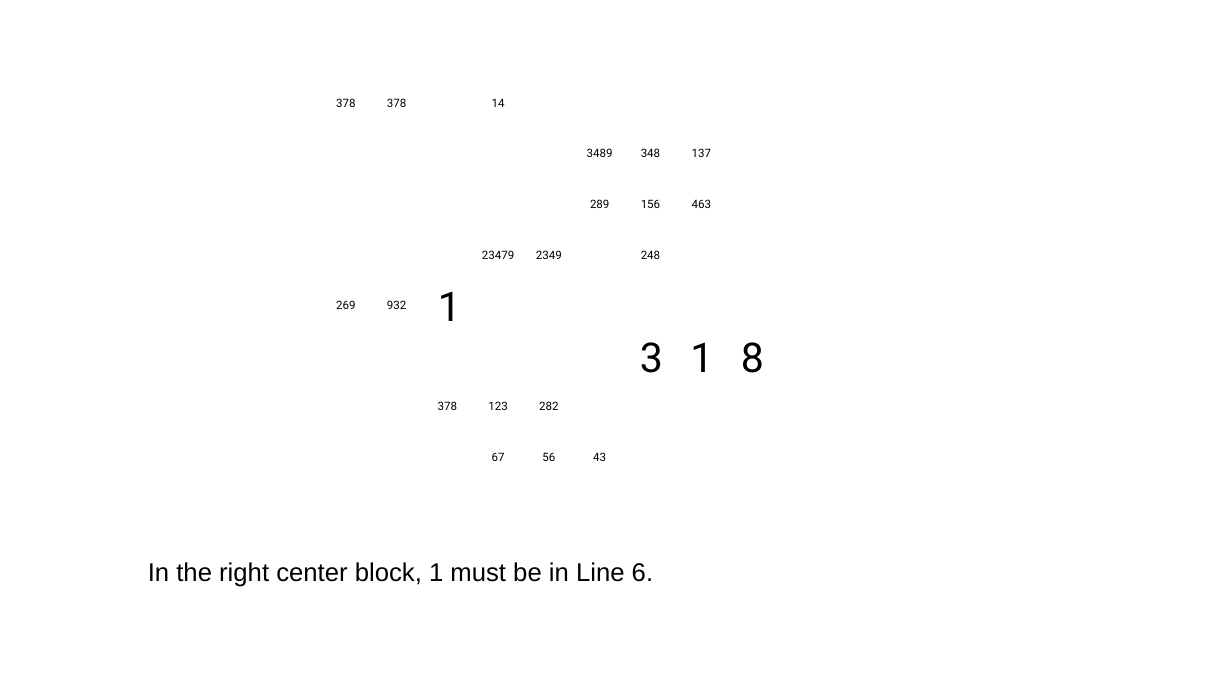
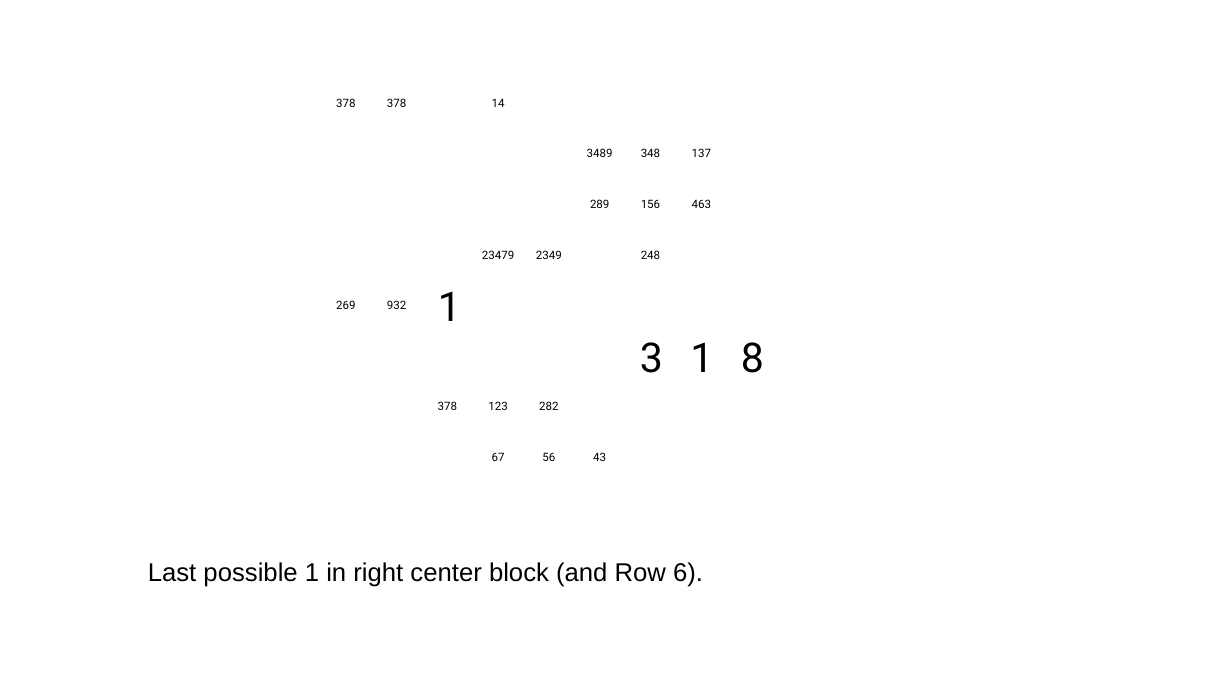
Before and after one commit to jhardis/WSJ_Number_Puzzles, a slide deck: slide 4 of 20260801_2.pptx. Drawn at 1232x693 pixels with LibreOffice and Linux fonts; fonts in the diff are those of the drawing; background and template pictures are left out. Boxes give left, top, right and bottom in pixels: in the first picture for what was removed or moved away, otherwise in the second. Text is boxed around its words. In the diff, an @@ line names an element or a change of style, - is before the commit and + after.

```diff
--- a/20260801_2.pptx
+++ b/20260801_2.pptx
@@ text at [148,562,703,587]: text changed @@
-In the right center block, 1 must be in Line 6.
+Last possible 1 in right center block (and Row 6).
```
Also in this commit, not shown: 8 other slides changed, 1 slide removed.
